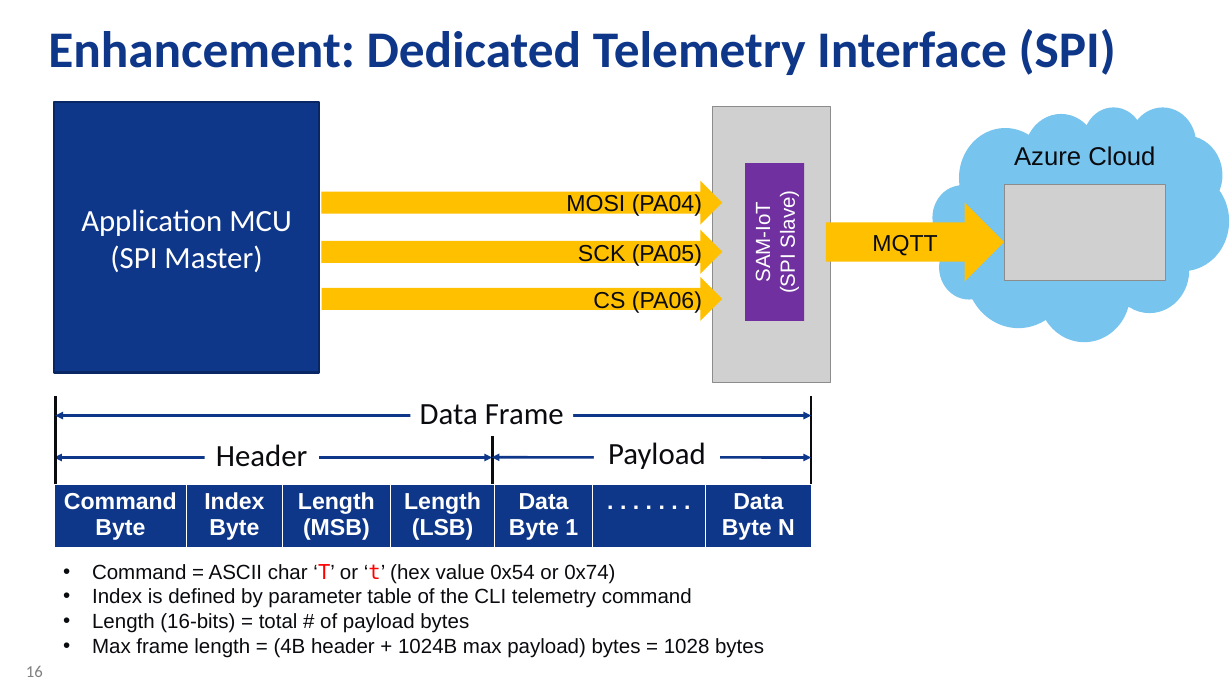
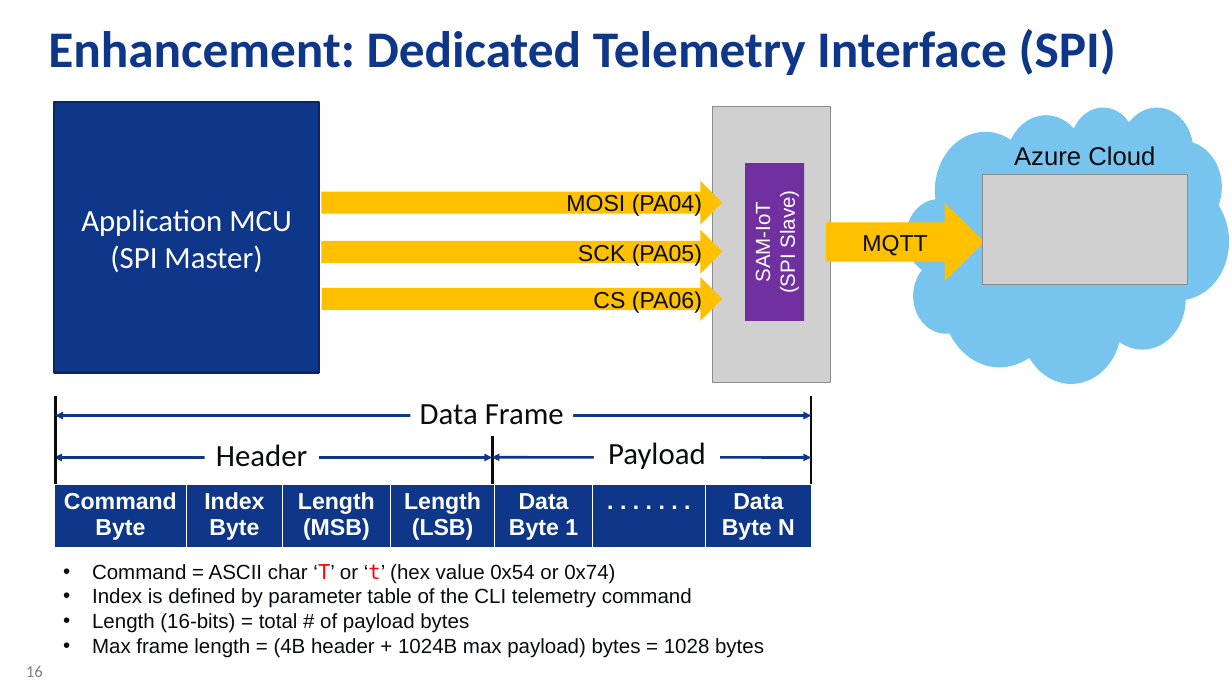
Before and after one commit to Azure-Samples/Microchip-SAM-IoT-Wx, a slide deck: slide 16 of AO-Smith-MSFT-MCHP-r6.pptx. Drawn at 1232x693 pixels with LibreOffice and Linux fonts; fonts in the diff are those of the drawing; grey boxes stand for pictures; background and template pictures are left out. Boxes give left, top, right and bottom in pixels: in the first picture for what was removed or moved away, otherwise in the second. Text is boxed around its words. In the diff, an @@ line names an element or a change of style, - is before the commit and + after.

Commit message:
Update spec

```diff
--- a/AO-Smith-MSFT-MCHP-r6.pptx
+++ b/AO-Smith-MSFT-MCHP-r6.pptx
@@ cloud: place and size @@
-cloud at (933,106,1229,341)
+cloud at (906,106,1228,383)
@@ picture: place and size @@
-picture at (1004,184,1165,280)
+picture at (982,175,1188,285)
@@ right arrow "MQTT": place and size @@
-right arrow "MQTT" at (826,202,1005,281)
+right arrow "MQTT" at (826,202,984,281)
```
